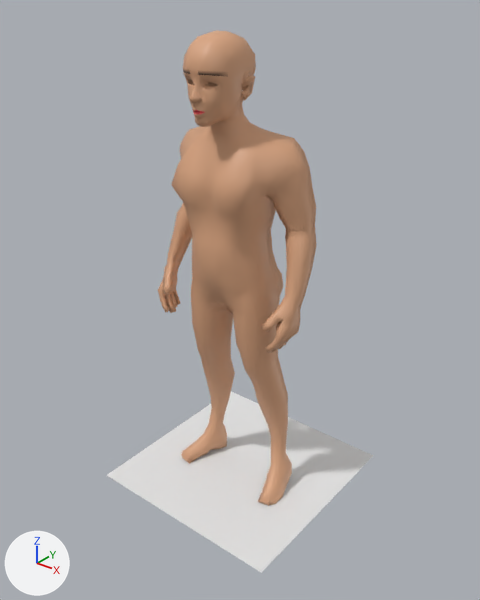
A saved change to the COLLADA model rigged_model/rigged.dae.
Before and after are seen from a 50 mm camera at (5.0, -6.32, 6.71) aimed at (0.04, -0.12, 2.86). Lighting does not change. The marker at lower left points along +X, +Y and +Z. Where no turn or scale is listed for an object, it has been applied to the vertices.

In view in the first picture: 'Plane', 'body'.
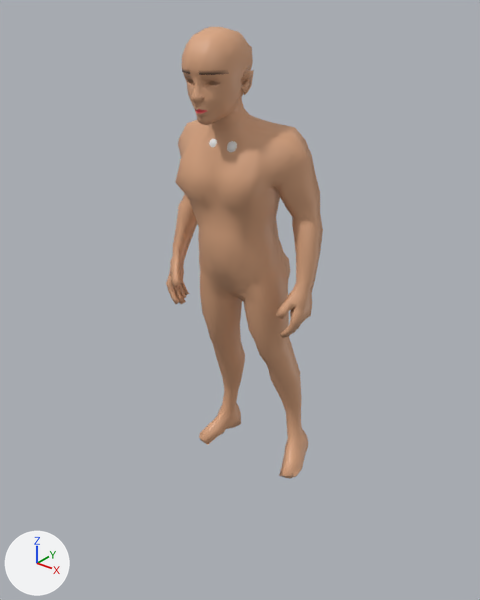
What differs and where, as boxes (x1, y1, x2, y2) in the pictures (480 x 600 px):
'body', turned: before (158, 31, 317, 506); after (166, 27, 323, 479)
'Plane', deleted: before (107, 391, 373, 573)

What changed in the scene script:
```text
Remove ob_plane:
    ob_plane = bpy.data.objects.new('Plane', me_plane_002)
    ob_plane.location = (0.0, 0.0, 0.0)
Change ob_body:
    ob_body.rotation_euler: (0.0, 0.0, 0.0) -> (0.0898, -0.00548, 0.0798)  # degrees (0, 0, 0) -> degrees (5.1, -0.3, 4.6)
```
